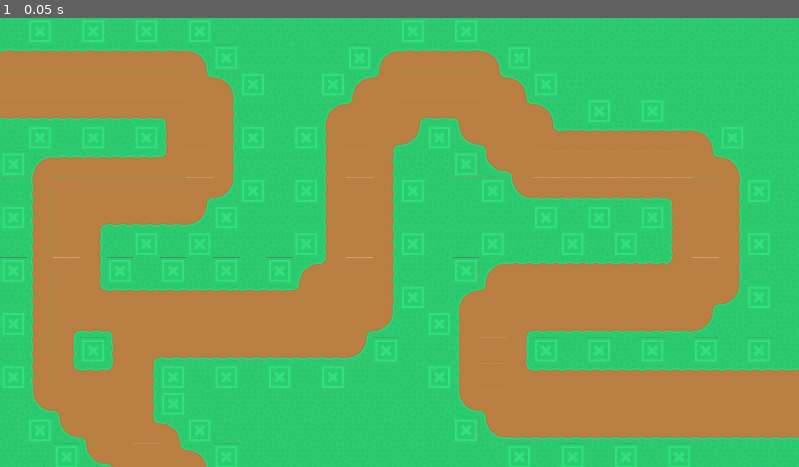
Above: before the commit, frame 1.
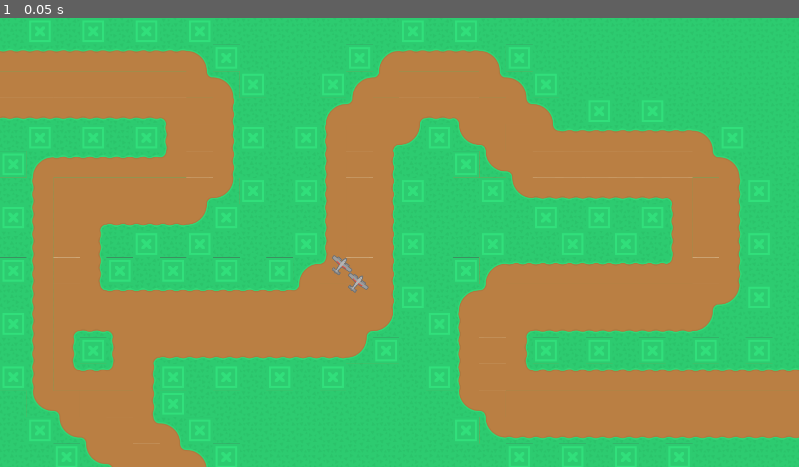
Above: after the commit, the same moment.

Repository: FallenNephalem/tower_defence
Game: Godot game, scene res://map#1.tscn
Same seed, same stepped clock (60 frames per second), same inputs: the game is played once before the commit and once after it. The project has no main scene, so this scene is started directly.
Inputs:
- Up to frame 1 (0.05 s): no input

The runs differ from the first frame. In frame 1, 0.1% of the frame differs, in the area x 41-47%, y 52-62%.

Commit message:
create enemy's path and sprite

Diff:
--- a/map#1.tscn
+++ b/map#1.tscn
@@ -1,6 +1,7 @@
-[gd_scene load_steps=3 format=2]
+[gd_scene load_steps=6 format=2]
 
 [ext_resource path="res://sprites/towerDefense_tilesheet.png" type="Texture" id=1]
+[ext_resource path="res://plane.tscn" type="PackedScene" id=2]
 
 [sub_resource type="TileSet" id=1]
 0/name = "towerDefense_tilesheet.png 0"
@@ -592,9 +593,35 @@
 41/shapes = [  ]
 41/z_index = 0
 
+[sub_resource type="Curve2D" id=2]
+_data = {
+"points": PoolVector2Array( 0, 0, 0, 0, -26.4134, 152.824, 0, 0, 0, 0, 386.777, 159.181, 0, 0, 0, 0, 477.891, 243.938, 0, 0, 0, 0, 480.01, 347.766, 0, 0, 0, 0, 401.61, 426.166, 0, 0, 0, 0, 166.409, 428.285, 0, 0, 0, 0, 168.528, 716.459, 0, 0, 0, 0, 721.568, 716.459, 0, 0, 0, 0, 829.477, 581.432, 0, 0, 0, 0, 828.605, 265.663, 0, 0, 0, 0, 968.454, 134.29, 0, 0, 0, 0, 1136.91, 126.873, 0, 0, 0, 0, 1340.29, 322.339, 0, 0, 0, 0, 1642.27, 321.814, 0, 0, 0, 0, 1728.09, 387.501, 0, 0, 0, 0, 1732.3, 597.799, 0, 0, 0, 0, 1644.39, 698.983, 0, 0, 0, 0, 1274.61, 699.508, 0, 0, 0, 0, 1217.4, 765.194, 0, 0, 0, 0, 1217.4, 847.832, 0, 0, 0, 0, 1274.61, 902.925, 0, 0, 0, 0, 1986.57, 902.925 )
+}
+
+[sub_resource type="Curve2D" id=3]
+_data = {
+"points": PoolVector2Array( 0, 0, 0, 0, 401.61, 1110.58, 0, 0, 0, 0, 255.404, 947.422, 0, 0, 0, 0, 331.685, 780.027, 0, 0, 0, 0, 748.706, 775.25, 0, 0, 0, 0, 895.552, 588.774, 0, 0, 0, 0, 895.32, 315.982, 0, 0, 0, 0, 1011.86, 195.203, 0, 0, 0, 0, 1097.74, 195.105, 0, 0, 0, 0, 1291.96, 382.193, 0, 0, 0, 0, 1603.04, 381.668, 0, 0, 0, 0, 1670.85, 440.998, 0, 0, 0, 0, 1670.85, 578.729, 0, 0, 0, 0, 1613.64, 638.059, 0, 0, 0, 0, 1240.29, 642.336, 0, 0, 0, 0, 1161.89, 720.735, 0, 0, 0, 0, 1163.67, 881.097, 0, 0, 0, 0, 1240.29, 959.496, 0, 0, 0, 0, 1997.16, 962.255 )
+}
+
 [node name="main" type="Node2D"]
 
 [node name="TileMap" type="TileMap" parent="."]
 tile_set = SubResource( 1 )
 format = 1
 tile_data = PoolIntArray( 0, 19, 0, 1, 35, 0, 2, 19, 0, 3, 35, 0, 4, 19, 0, 5, 35, 0, 6, 19, 0, 7, 35, 0, 8, 19, 0, 9,  …(7427 unchanged characters)…
+
+[node name="Path2D" type="Path2D" parent="."]
+curve = SubResource( 2 )
+
+[node name="PathFollow2D" parent="Path2D" instance=ExtResource( 2 )]
+position = Vector2( 817.568, 596.334 )
+rotation = -0.896575
+offset = 1978.9
+
+[node name="Path2D2" type="Path2D" parent="."]
+curve = SubResource( 3 )
+
+[node name="PathFollow2D" parent="Path2D2" instance=ExtResource( 2 )]
+position = Vector2( 856.521, 638.338 )
+rotation = -0.903738
+offset = 992.59
--- /dev/null
+++ b/plane.tscn
@@ -0,0 +1,19 @@
+[gd_scene load_steps=3 format=2]
+
+[ext_resource path="res://sprites/towerDefense_tile271.png" type="Texture" id=1]
+
+[sub_resource type="RectangleShape2D" id=1]
+extents = Vector2( 32, 32 )
+
+[node name="PathFollow2D" type="PathFollow2D"]
+
+[node name="Area2D" type="Area2D" parent="."]
+
+[node name="Sprite" type="Sprite" parent="Area2D"]
+position = Vector2( 1.11386, -0.198697 )
+scale = Vector2( 1.02199, 1.01184 )
+texture = ExtResource( 1 )
+
+[node name="CollisionShape2D" type="CollisionShape2D" parent="Area2D"]
+position = Vector2( 1.05946, 0 )
+shape = SubResource( 1 )
Binary file added: sprites/towerDefense_tile271.png
Not shown, added: sprites/towerDefense_tile271.png.import
